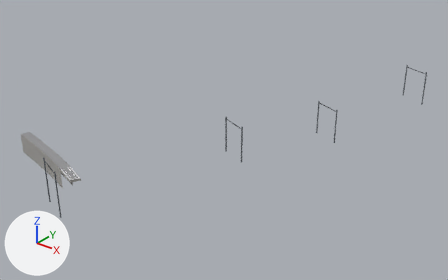
The glTF model web/public/models/trains/tiles/r_-2_5.glb: old version first, new version second.
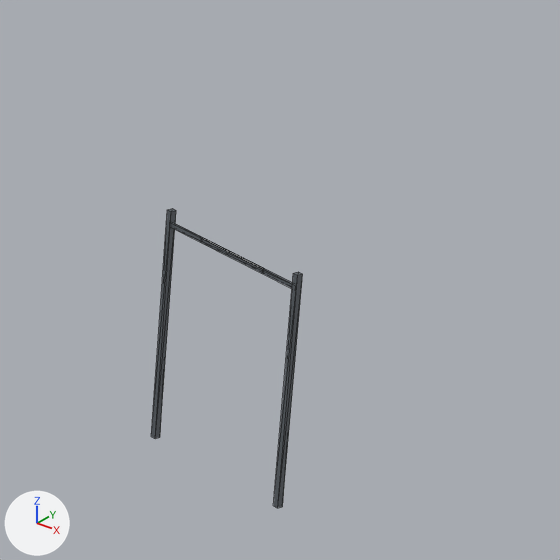
The first picture shows the older version from a 50 mm lens placed at (-189.0, 957.9, 84.4), pointed at (-310.6, 1110.0, -9.9). The close-ups show the older and then the newer version on the part from 66% to 84% of the width and 25% to 54% of the height of that picture. Only the edits that show in the close-ups are written down. Lighting does not change. The marker at lower left points along +X, +Y and +Z. The close-ups show mesh edges as thin lines. Where no turn or scale is listed for an object, it has been applied to the vertices. Vertices at exactly the same position are counted once.
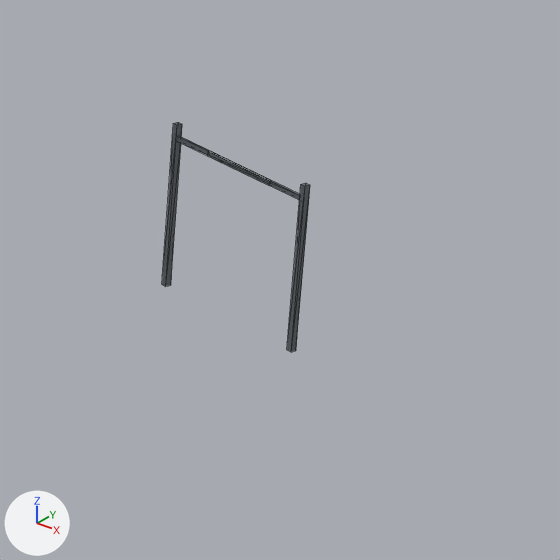
Where the change shows, as pixel boxes [x1, y1, x2, y2] in the close-ups (560 x 560 px; the box of a moved part takes in the faces that stretch with it):
'Mesh_0', reshaped, moved
    before: [151, 209, 303, 508]
    after: [162, 122, 310, 352]
part 1 of me_mesh_0, moved or reshaped
    before: [151, 209, 176, 439]
    after: [162, 122, 182, 286]
part 2 of me_mesh_0, moved or reshaped
    before: [172, 223, 264, 273]
    after: [178, 136, 271, 185]
part 3 of me_mesh_0, moved or reshaped
    before: [273, 272, 303, 508]
    after: [287, 183, 310, 352]
part 4 of me_mesh_0, moved or reshaped
    before: [201, 238, 293, 289]
    after: [208, 151, 300, 200]

The change, as a list of edits to the scene's bpy script:
```text
Change me_mesh_0:
    used by ob_mesh_0; location = (-357.61, 1181.59, -12.83)
    remove me_mesh_0.from_pydata(...)  # 176 vertices, 206 faces; spans x 0.0..90.0, y -137.9..0.0, z 0.0..18.4
    add me_mesh_0.from_pydata(...)  # 176 vertices, 206 faces; spans x 0.0..90.0, y -137.9..0.0, z 0.0..16.8
    me_mesh_0 part 1: the loose piece of 8 vertices spanning x 65.9..66.3, y -41.2..-40.8, z 0.0..12.8 is scaled about its middle by (1, 1, 0.692), then moved by (0.0, 0.0, 4.1)
    me_mesh_0 part 2: the loose piece of 8 vertices spanning x 66.1..72.9, y -43.5..-41.0, z 11.9..12.2 is moved by (0.0, 0.0, 2.1)
    me_mesh_0 part 3: the loose piece of 8 vertices spanning x 75.0..75.4, y -44.5..-44.1, z 0.0..12.8 is scaled about its middle by (1, 1, 0.692), then moved by (0.0, 0.0, 4.1)
    me_mesh_0 part 4: the loose piece of 8 vertices spanning x 68.4..75.3, y -44.3..-41.8, z 11.9..12.2 is moved by (0.0, 0.0, 2.1)
    other edits to the shape of me_mesh_0 do not show in these pictures
Change ob_mesh_0:
    ob_mesh_0.location: (-357.61, 1181.59, -12.83) -> (-357.61, 1181.59, -10.22)
```
